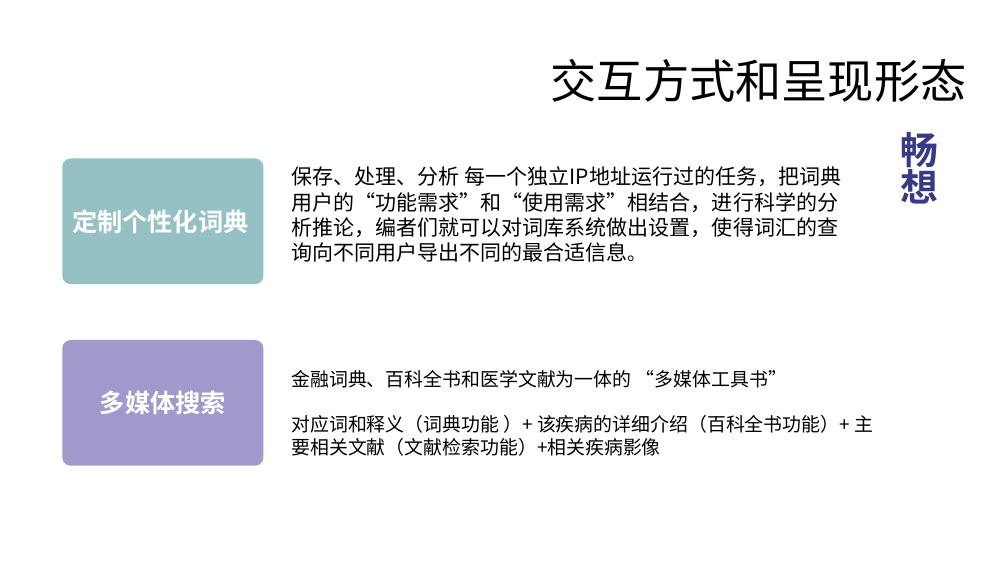
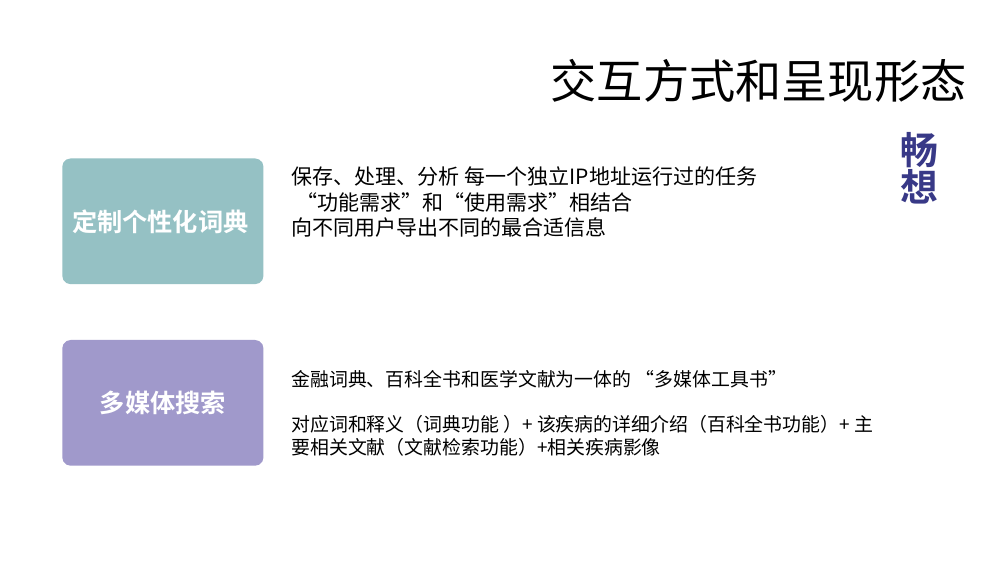
Before and after one commit to peijiawen98/TLK_1107, a slide deck: slide 26 of 电子词典需求分析.pptx. Drawn at 1008x567 pixels with LibreOffice and Linux fonts; fonts in the diff are those of the drawing. Boxes give left, top, right and bottom in pixels: in the first picture for what was removed or moved away, otherwise in the second. Text is boxed around its words. In the diff, an @@ line names an element or a change of style, - is before the commit and + after.

```diff
--- a/电子词典需求分析.pptx
+++ b/电子词典需求分析.pptx
@@ text at (291, 166, 757, 237): text changed @@
-保存、处理、分析 每一个独立IP地址运行过的任务，把词典用户的“功能需求”和“使用需求”相结合，进行科学的分析推论，编者们就可以对词库系统做出设置，使得词汇的查询向不同用户导出不同的最合适信息。
+保存、处理、分析 每一个独立IP地址运行过的任务
+“功能需求”和“使用需求”相结合
+向不同用户导出不同的最合适信息
```
Also in this commit, not shown: 4 other slides changed.
